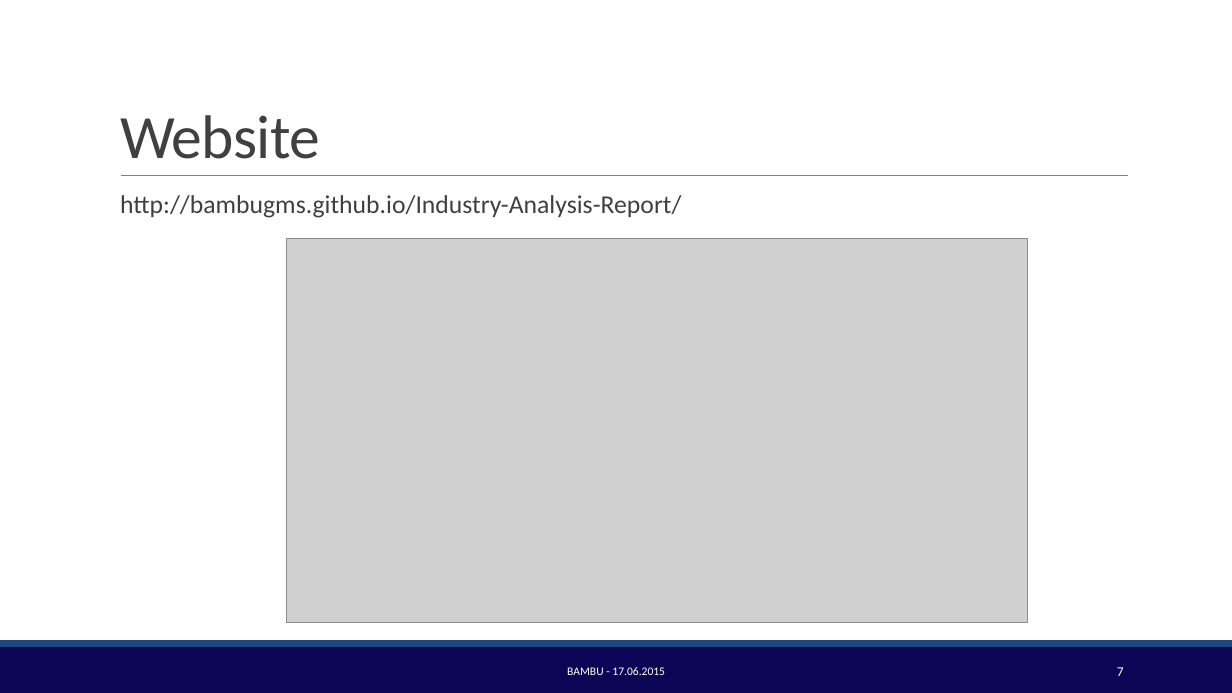
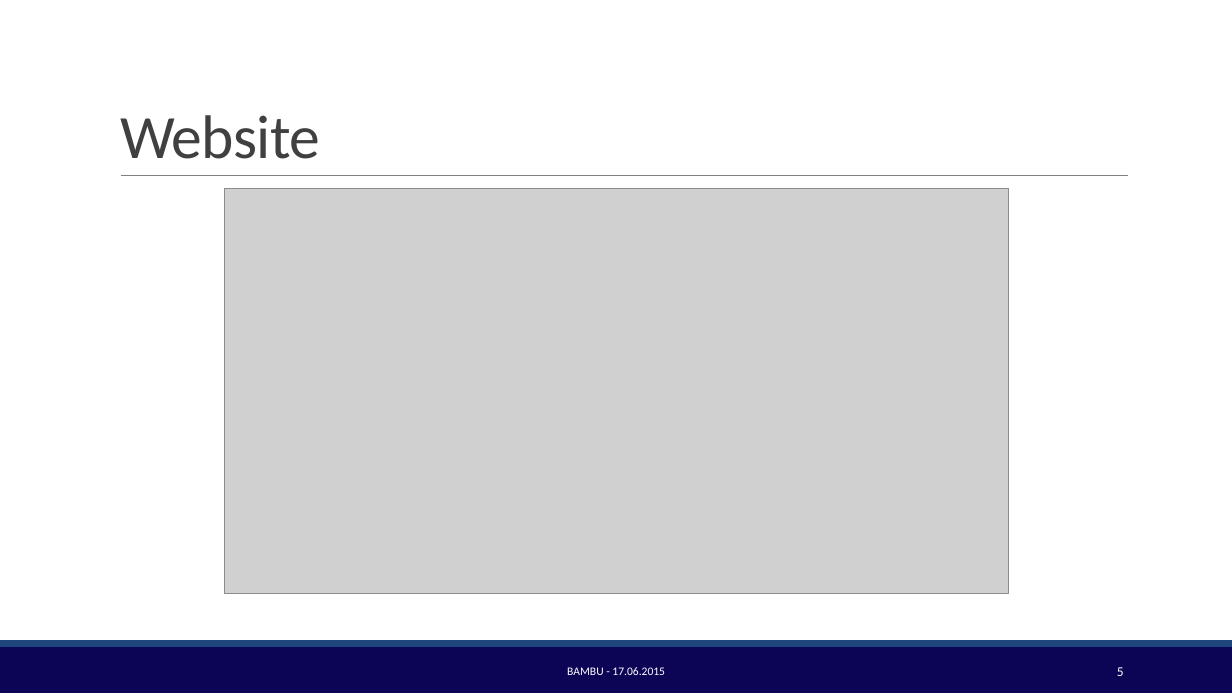
Before and after one commit to BambuGMS/Industry-Analysis-Report, a slide deck: slide 6 of Assignments/Presentations/2015.06.14_Presentation.pptx (slide 7 before the commit). Drawn at 1232x693 pixels with LibreOffice and Linux fonts; fonts in the diff are those of the drawing; grey boxes stand for pictures; background and template pictures are left out. Boxes give left, top, right and bottom in pixels: in the first picture for what was removed or moved away, otherwise in the second. Text is boxed around its words. In the diff, an @@ line names an element or a change of style, - is before the commit and + after.

```diff
--- a/Assignments/Presentations/2015.06.14_Presentation.pptx
+++ b/Assignments/Presentations/2015.06.14_Presentation.pptx
@@ text removed at (120,195,681,218) @@
-  http://bambugms.github.io/Industry-Analysis-Report/
@@ picture: place and size @@
-picture at (287,238,1029,623)
+picture at (225,188,1009,592)
@@ text at (1117,667,1124,676): text changed @@
-7
+5
```
Also in this commit, not shown: 7 other slides changed, 1 slide removed.
